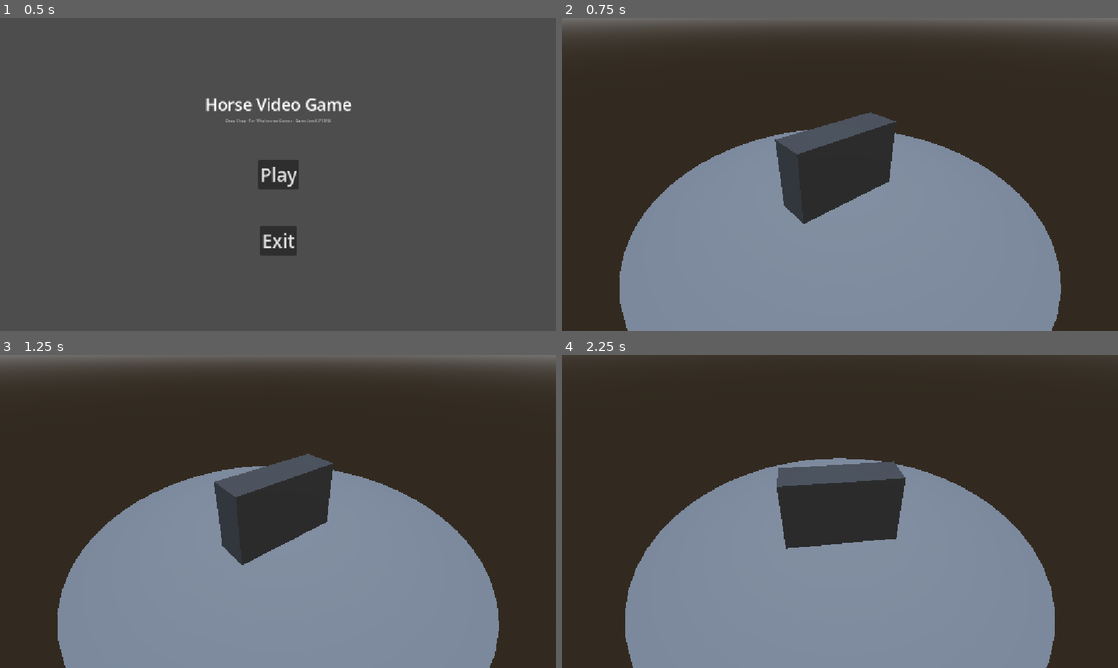
Above: before the commit, frames 1-4 (two rows, left to right).
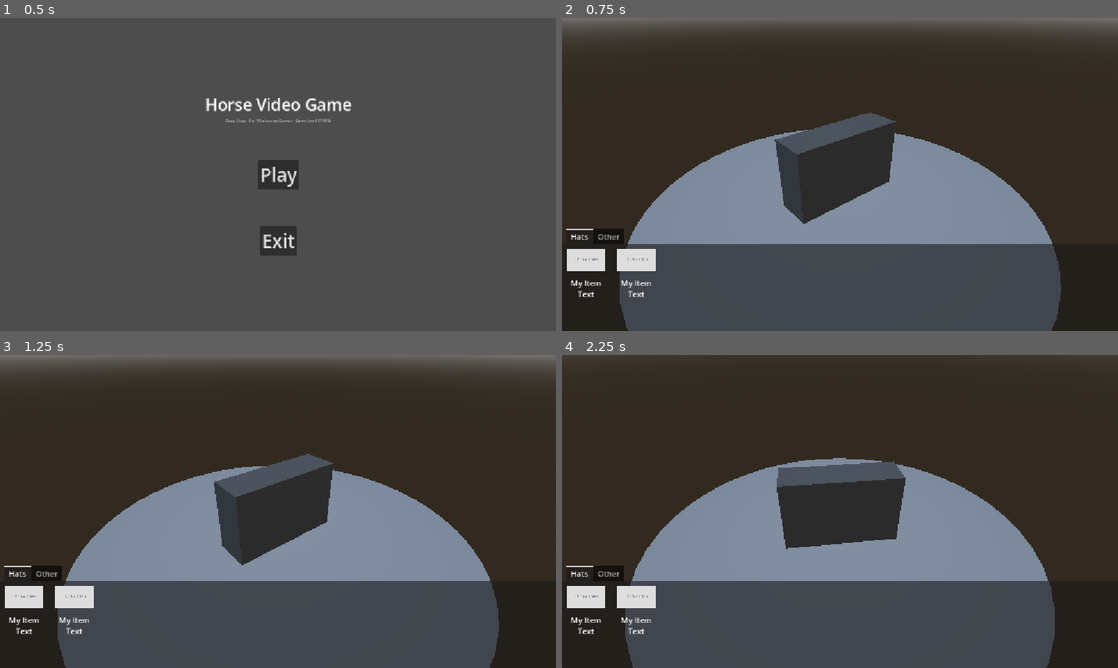
Above: after the commit, the same moments.

Repository: lukewhitingdev/gamejam-Bradys-Day-Out
Game: Godot game, scene res://Maps/MainMenuMap.tscn
Two runs of this game, one before a commit and one after it. Both use one fixed random seed, a clock stepped at 60 frames per second and the inputs below. The engine's default icon, where the game draws it, is replaced by a stand-in: a white triangle on a blue panel in a dark square.
Inputs (mouse positions are in pixels of both pictures, inside the frame that each line leads up to):
- Up to frame 1 (0.5 s): no input
- Up to frame 2 (0.75 s): click "Play" at 0.5 s
- Up to frame 3 (1.25 s): no input
- Up to frame 4 (2.25 s): tap Enter at 1.25 s; move the mouse to (962, 495) at 1.27 s; hold Right mouse button (Right_Click) 1.28-2.03 s; tap Space at 2 s; move the mouse to (812, 511) at 2.02 s; right-click (812, 511) at 2.1 s

Frame 1 is identical in both runs. In frame 2, 23% of the frame differs, in the area x 0-90%, y 67-100%; in frame 3, 23%; in frame 4, 22%.

Commit message:
Merged changes to UI for character creator into main map

Diff:
--- a/app/chopchop/Maps/CharacterCreator.tscn
+++ /dev/null
@@ -1,19 +0,0 @@
-[gd_scene format=3 uid="uid://cu3u5ysgsfkvg"]
-
-[ext_resource type="PackedScene" uid="uid://dhpn27c2dsgj7" path="res://UI/Components/TabAssetSelector/TabAssetSelector.tscn" id="1_drytg"]
-
-[node name="CharacterCreator" type="Node3D" unique_id=331614774]
-
-[node name="CanvasLayer" type="CanvasLayer" parent="." unique_id=1571464658]
-
-[node name="PanelContainer" type="PanelContainer" parent="CanvasLayer" unique_id=1223367156]
-anchors_preset = 12
-anchor_top = 1.0
-anchor_right = 1.0
-anchor_bottom = 1.0
-offset_top = -223.0
-grow_horizontal = 2
-grow_vertical = 0
-
-[node name="AssetSelector" parent="CanvasLayer/PanelContainer" unique_id=1642857273 instance=ExtResource("1_drytg")]
-layout_mode = 2
--- a/app/chopchop/Maps/DressupMap.tscn
+++ b/app/chopchop/Maps/DressupMap.tscn
@@ -2,6 +2,7 @@
 
 [ext_resource type="PackedScene" uid="uid://duaaacuu27dlc" path="res://GameObjects/DressupCamera.tscn" id="1_w1bt5"]
 [ext_resource type="PackedScene" uid="uid://ocq4ucai3hpf" path="res://GameObjects/PlayerHorse.tscn" id="2_uuv2p"]
+[ext_resource type="PackedScene" uid="uid://dhpn27c2dsgj7" path="res://UI/Components/TabAssetSelector/TabAssetSelector.tscn" id="3_r8qcy"]
 
 [sub_resource type="ProceduralSkyMaterial" id="ProceduralSkyMaterial_7dwbp"]
 
@@ -41,3 +42,12 @@
 height = 22.029541
 sides = 48
 material = SubResource("StandardMaterial3D_h66jr")
+
+[node name="UI" type="CanvasLayer" parent="." unique_id=1863907016]
+
+[node name="TabAssetSelector" parent="UI" unique_id=1642857273 instance=ExtResource("3_r8qcy")]
+anchors_preset = 12
+anchor_top = 1.0
+offset_top = -211.0
+grow_vertical = 0
+size_flags_horizontal = 3
